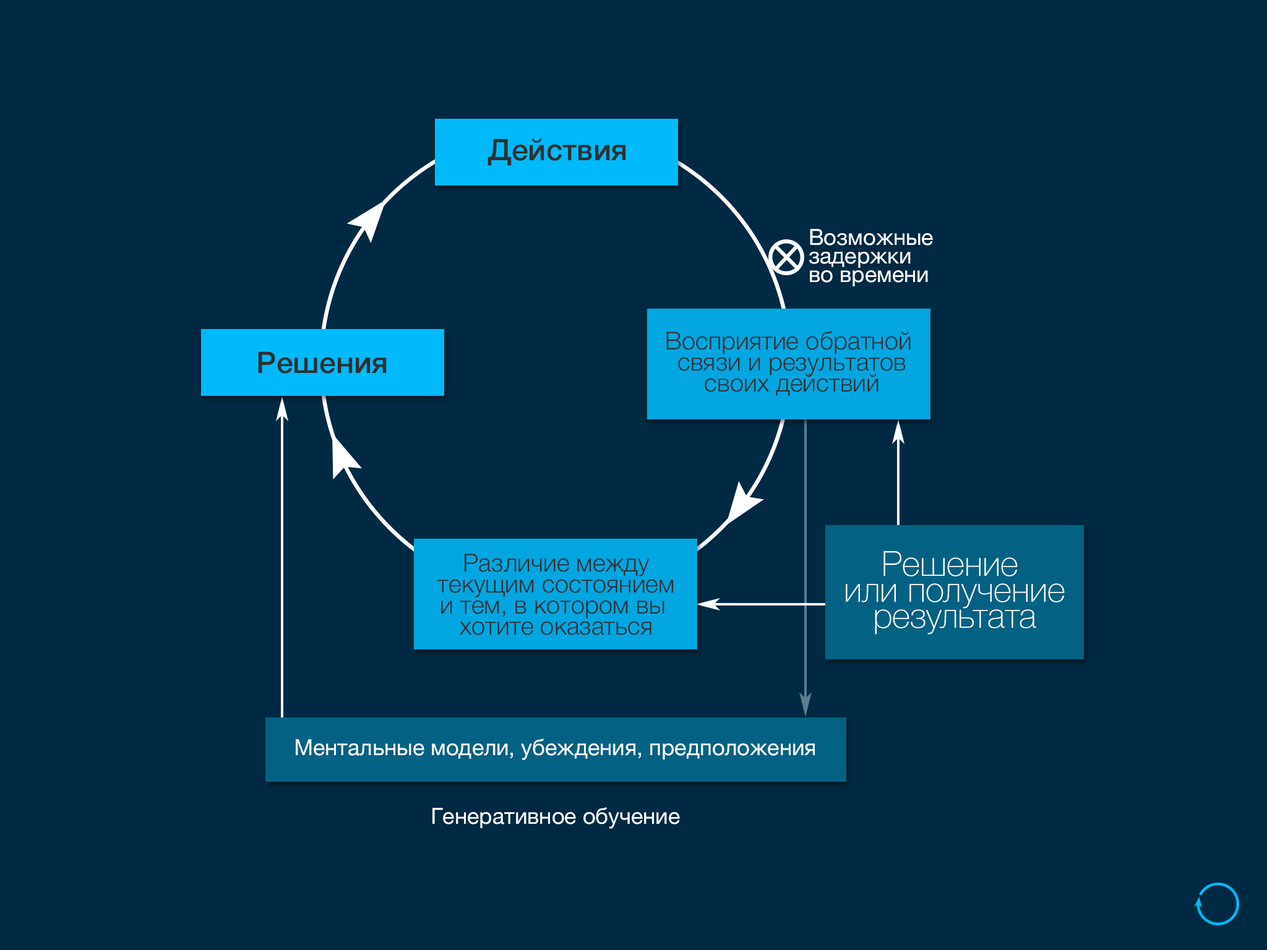
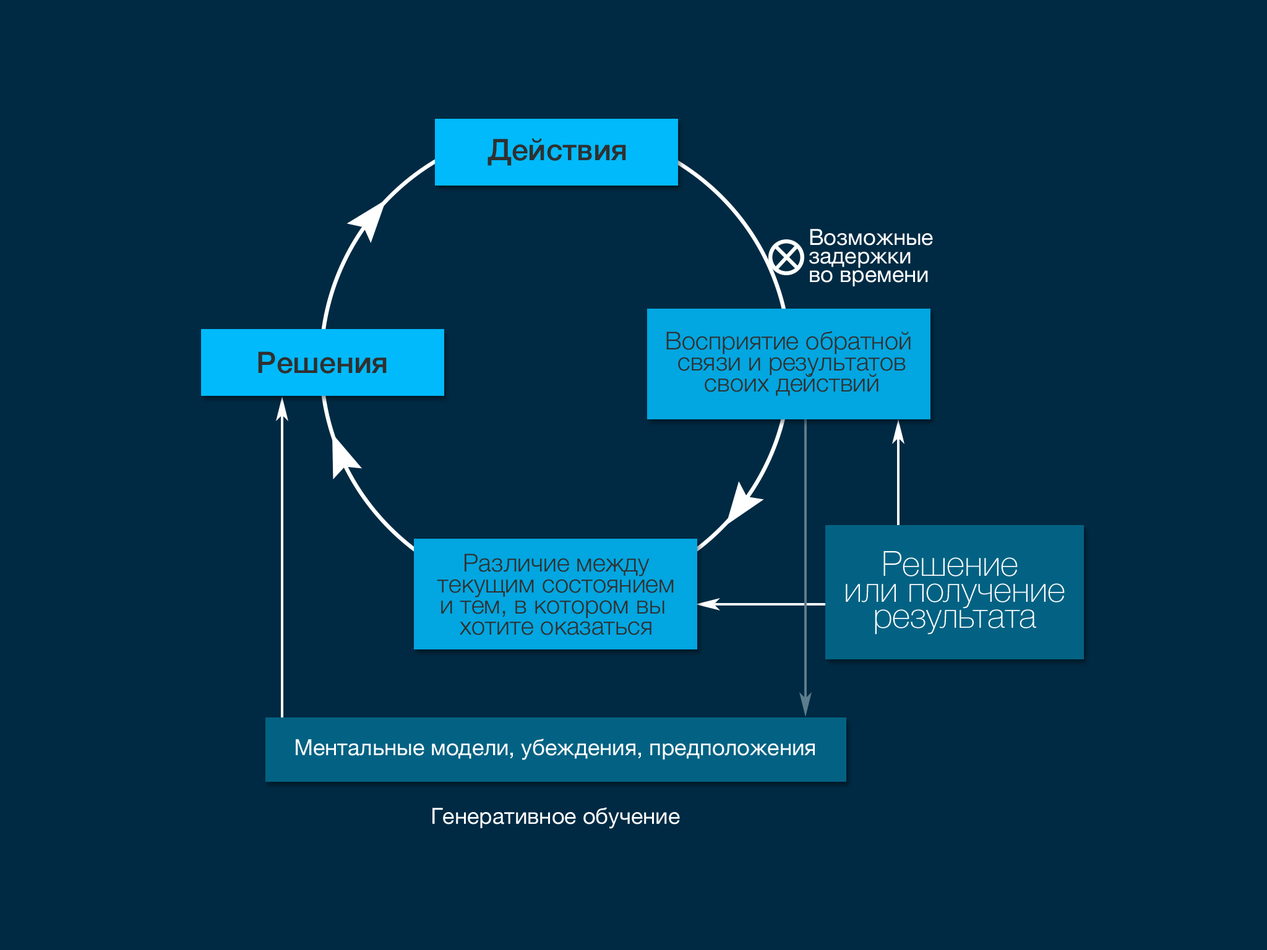
Layers edited between the first and the second (1267, 950) image:
renamed "Действия" to "#c absolute", moved it above "#c absolute", painted on it over [487, 138, 626, 166]
removed layer "Rectangle 1 copy 21" over [295, 738, 815, 761]
removed layer "Rectangle 1 copy 7" over [845, 551, 1065, 635]
removed layer "Rectangle 1 copy 20" over [436, 553, 674, 636]
removed layer "Rectangle 1 copy" over [666, 330, 911, 396]
removed layer "Rectangle 1 copy 19" over [257, 351, 387, 374]
removed layer "Rectangle 1" over [487, 138, 626, 166]
renamed "Восприятие обратной связи и результатов своих действий" to "#c absolute", moved it above "#c absolute", painted on it over [666, 330, 911, 396]
renamed "Различие между текущим состоянием и тем, в котором вы хотите о" to "#c absolute", moved it above "#c absolute", painted on it over [436, 553, 674, 636]
renamed "Решения" to "#c absolute", moved it above "#c absolute", painted on it over [257, 351, 387, 374]
renamed "Ментальные модели, убеждения, предположения" to "#c absolute", moved it above "#c absolute", painted on it over [295, 738, 815, 761]
renamed "Решение или получение результата" to "#c absolute", moved it above "#c absolute", painted on it over [845, 551, 1065, 635]
renamed "Ellipse 1" to "#e absolute", painted on it, unmasked it over [319, 138, 792, 598]
removed layer "Shape 10" over [1193, 882, 1239, 926]
removed layer "Layer 0" over [257, 138, 1239, 926]
